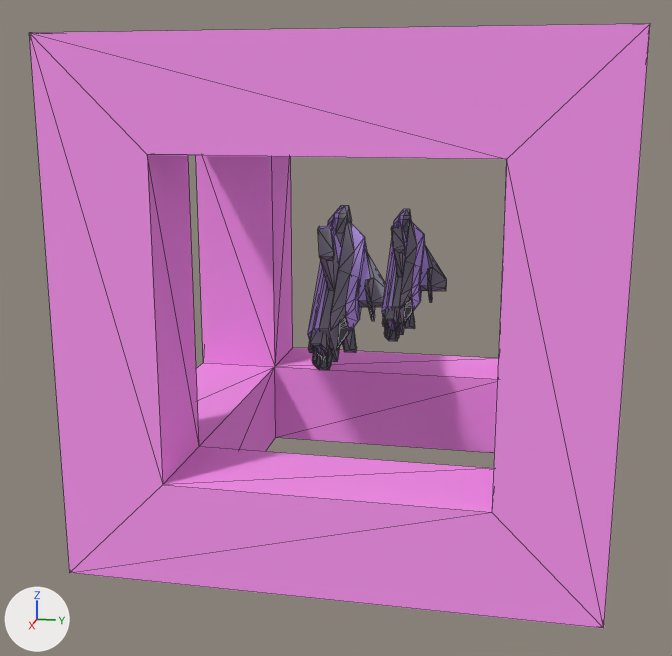
Before and after pictures for a commit that changed the OBJ model Assets/3DObjects/growth.obj.
Both versions are drawn from a 50 mm camera at (2.011, 0.328, 0.391) aimed at (0.039, -0.066, -0.102). Lighting does not change. The marker at lower left points along +X, +Y and +Z. Mesh edges are drawn as thin lines. Where no turn or scale is listed for an object, it has been applied to the vertices. Vertices at the same position are counted once.

The older version as bpy lines, for what is in view:
```python
me_growth = bpy.data.meshes.new('growth')
me_growth.from_pydata(...)  # 453 vertices, 864 faces; spans x -0.5..0.5, y -0.5..0.5, z -0.5..0.5
# faces by material slot: [96, 504, 264]
me_growth.materials.append(mat_defaultmat_clone)  # pink #ff98f5
me_growth.materials.append(mat_dark_clone__clone)  # grey #82858f
me_growth.materials.append(mat_metalpurple_clone__clone)  # purple #c3aaf7
ob_growth = bpy.data.objects.new('growth', me_growth)
ob_growth.location = (0.0, 0.0, 0.0)
```
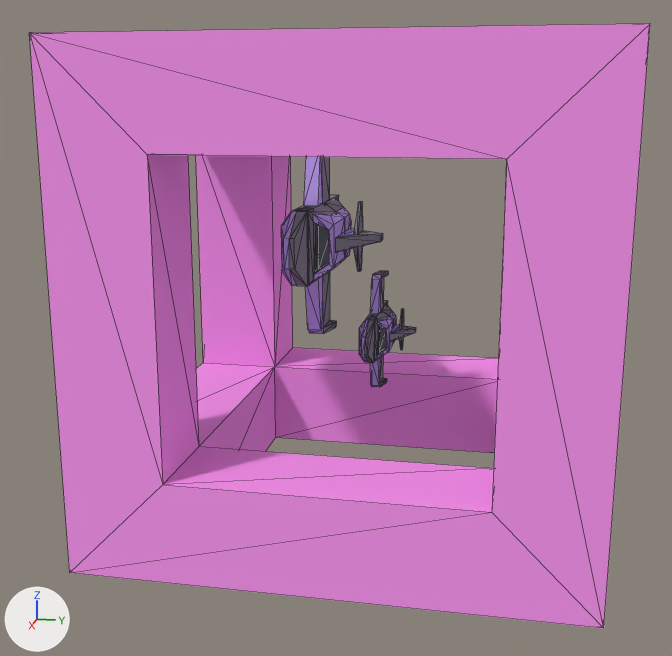
Commit message: Fixed growth model

Where the change shows, as pixel boxes (x1, y1, x2, y2) in the pictures (672 x 656 px; the box of a moved part takes in the faces that stretch with it):
part 1 of me_growth, moved or reshaped: before (308, 218, 346, 362); after (293, 195, 339, 211)
part 2 of me_growth, moved or reshaped: before (342, 328, 357, 353); after (304, 157, 330, 206)
part 3 of me_growth, moved or reshaped (not visible afterwards): before (308, 332, 333, 370)
part 4 of me_growth, moved or reshaped: before (358, 249, 385, 321); after (335, 201, 383, 271)
part 5 of me_growth, moved or reshaped: before (327, 206, 352, 233); after (281, 208, 312, 287)
part 6 of me_growth, moved or reshaped: before (318, 226, 341, 291); after (305, 271, 336, 334)
part 7 of me_growth, added: after (366, 301, 388, 320)
part 8 of me_growth, moved or reshaped: before (404, 312, 415, 329); after (370, 271, 388, 314)
part 9 of me_growth, moved or reshaped (not visible afterwards): before (382, 310, 400, 341)
part 10 of me_growth, moved or reshaped: before (420, 245, 447, 302); after (389, 308, 416, 350)
part 11 of me_growth, moved or reshaped: before (393, 209, 411, 232); after (359, 317, 375, 363)
part 12 of me_growth, moved or reshaped: before (391, 226, 407, 277); after (370, 356, 387, 387)
part 13 of me_growth, added: after (374, 304, 396, 362)
part 14 of me_growth, added: after (325, 198, 351, 258)
part 15 of me_growth, added: after (308, 203, 345, 285)
part 16 of me_growth, deleted: before (382, 219, 426, 335)
part 17 of me_growth, deleted: before (331, 219, 368, 350)

The edits, one by one:
me_growth is used by ob_growth; location (0.0, 0.0, 0.0).
me_growth had 453 vertices, 864 faces and spanned x -0.5..0.5, y -0.5..0.5, z -0.5..0.5.
me_growth now has 452 vertices, 864 faces and spans x -0.5..0.5, y -0.5..0.5, z -0.5..0.5.
me_growth part 1: the loose piece of 16 vertices spanning x -0.313..0.015, y -0.142..-0.089, z -0.217..0.111 is turned 135 degrees about the y axis through its middle, then moved by (0.196, 0.0, 0.154).
me_growth part 2: the loose piece of 17 vertices spanning x -0.315..-0.164, y -0.119..-0.074, z -0.238..-0.059 is turned 135 degrees about the y axis through its middle, then moved by (0.284, 0.0, 0.381).
me_growth part 3: the loose piece of 56 vertices spanning x -0.155..0.026, y -0.136..-0.094, z -0.229..-0.048 is turned 135 degrees about the y axis through its middle, then moved by (-0.009, 0.0, 0.241).
me_growth part 4: the loose piece of 24 vertices spanning x -0.239..-0.069, y -0.044..0.032, z -0.133..0.037 is turned 135 degrees about the y axis through its middle, then moved by (0.208, 0.0, 0.149).
me_growth part 5: the loose piece of 22 vertices spanning x -0.334..-0.175, y -0.142..-0.089, z -0.027..0.132 is turned 135 degrees about the y axis through its middle, then moved by (0.451, 0.0, 0.049).
me_growth part 6: the loose piece of 17 vertices spanning x -0.143..0.037, y -0.119..-0.074, z -0.037..0.114 is turned 135 degrees about the y axis through its middle, then moved by (0.097, 0.0, -0.069).
me_growth part 7: the loose piece of 16 vertices spanning x -0.313..0.015, y -0.142..-0.089, z -0.217..0.111 is copied, and the copy is turned 135 degrees about the y axis through its middle and scaled by 0.667, then moved by (-0.003, 0.105, -0.096); it spans x -0.256..-0.047, y -0.028..0.007, z -0.199..-0.099.
me_growth part 8: the loose piece of 17 vertices spanning x 0.08..0.18, y 0.087..0.117, z -0.075..0.044 is turned 135 degrees about the y axis through its middle, then moved by (-0.284, -0.1, -0.046).
me_growth part 9: the loose piece of 56 vertices spanning x 0.187..0.308, y 0.076..0.104, z -0.07..0.051 is turned 135 degrees about the y axis through its middle, then moved by (-0.48, -0.1, -0.139).
me_growth part 10: the loose piece of 24 vertices spanning x 0.131..0.244, y 0.137..0.188, z -0.005..0.108 is turned 135 degrees about the y axis through its middle, then moved by (-0.335, -0.1, -0.2).
me_growth part 11: the loose piece of 22 vertices spanning x 0.067..0.173, y 0.072..0.107, z 0.065..0.171 is turned 135 degrees about the y axis through its middle, then moved by (-0.173, -0.1, -0.268).
me_growth part 12: the loose piece of 17 vertices spanning x 0.195..0.315, y 0.087..0.117, z 0.058..0.159 is turned 135 degrees about the y axis through its middle, then moved by (-0.409, -0.1, -0.346).
me_growth part 13: a new loose piece of 52 vertices spanning x -0.247..-0.047, y 0.007..0.037, z -0.199..-0.099.
me_growth part 14: a new loose piece of 30 vertices spanning x -0.096..0.054, y -0.089..-0.044, z 0.026..0.176.
me_growth part 15: a new loose piece of 26 vertices spanning x 0.054..0.204, y -0.089..-0.044, z 0.026..0.176.
me_growth part 16: the loose piece of 70 vertices spanning x 0.081..0.3, y 0.072..0.137, z -0.061..0.157 is deleted.
me_growth part 17: the loose piece of 55 vertices spanning x -0.313..-0.016, y -0.089..-0.044, z -0.186..0.111 is deleted.
